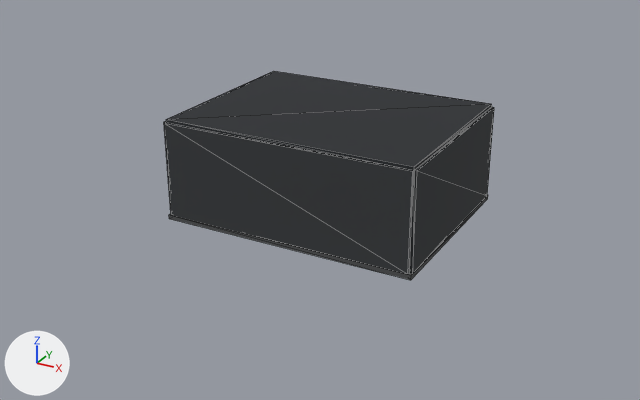
The glTF model public/models/environment/studio-room-01.glb: old version first, new version second.
Both versions are drawn from a camera (50 mm lens) standing at (12.92, -24.37, 12.24) and looking at (-0.12, -0.66, 0.39). Lighting does not change. The marker at lower left points along +X, +Y and +Z. The older version comes first. Mesh edges are drawn as thin lines. Where no turn or scale is listed for an object, it has been applied to the vertices. Vertices at exactly the same position are counted once.

In view in the first picture: 'ceiling', 'end_wall.001', 'floor', 'side_wall', 'side_wall.001'.
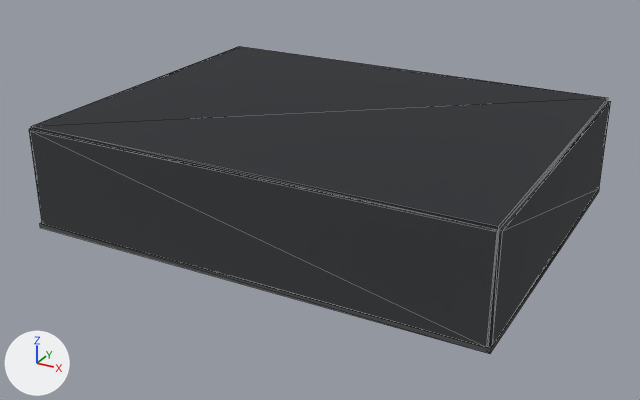
The change, as a list of edits to the scene's bpy script:
```text
Change me_cube_002:
    remove me_cube_002.from_pydata(...)  # 8 vertices, 12 faces; spans x -4.25..4.25, y -3.25..3.25, z -0.05..0.05
    add me_cube_002.from_pydata(...)  # 8 vertices, 12 faces; spans x -7.5..7.5, y -5.8..5.8, z -0.05..0.05
    me_cube_002 part 1
    me_cube_002.vertices[0].co: (-4.25, -3.25, -0.05) -> (-7.5, -5.8, -0.05)  # pixel (166, 122) -> pixel (31, 129)
    me_cube_002.vertices[1].co: (-4.25, -3.25, 0.05) -> (-7.5, -5.8, 0.05)  # pixel (166, 119) -> pixel (31, 126)
    me_cube_002.vertices[2].co: (-4.25, 3.25, -0.05) -> (-7.5, 5.8, -0.05)
    me_cube_002.vertices[3].co: (-4.25, 3.25, 0.05) -> (-7.5, 5.8, 0.05)  # pixel (273, 70) -> pixel (239, 46)
    me_cube_002.vertices[4].co: (4.25, -3.25, -0.05) -> (7.5, -5.8, -0.05)  # pixel (414, 170) -> pixel (498, 229)
    me_cube_002.vertices[5].co: (4.25, -3.25, 0.05) -> (7.5, -5.8, 0.05)  # pixel (414, 166) -> pixel (498, 226)
    me_cube_002.vertices[6].co: (4.25, 3.25, -0.05) -> (7.5, 5.8, -0.05)  # pixel (491, 106) -> pixel (607, 100)
    me_cube_002.vertices[7].co: (4.25, 3.25, 0.05) -> (7.5, 5.8, 0.05)  # pixel (491, 103) -> pixel (608, 97)
Change me_cube_006:
    remove me_cube_006.from_pydata(...)  # 8 vertices, 12 faces; spans x -4.25..4.25, y -0.05..0.05, z -1.6..1.6
    add me_cube_006.from_pydata(...)  # 8 vertices, 12 faces; spans x -7.5..7.5, y -0.05..0.05, z -1.6..1.6
    me_cube_006 part 2
    add for i in [*range(0, 4)]: me_cube_006.vertices[i].co += Vector((-3.25, 0.0, 0.0))
    add for i in [*range(4, 8)]: me_cube_006.vertices[i].co += Vector((3.25, 0.0, 0.0))
Change me_cube_001:
    remove me_cube_001.from_pydata(...)  # 8 vertices, 12 faces; spans x -4.35..4.35, y -3.35..3.35, z -0.08..0.08
    add me_cube_001.from_pydata(...)  # 8 vertices, 12 faces; spans x -7.6..7.6, y -5.9..5.9, z -0.08..0.08
    me_cube_001 part 3
    me_cube_001.vertices[0].co: (-4.35, -3.35, -0.08) -> (-7.6, -5.9, -0.08)  # pixel (169, 218) -> pixel (40, 227)
    me_cube_001.vertices[1].co: (-4.35, -3.35, 0.08) -> (-7.6, -5.9, 0.08)  # pixel (168, 214) -> pixel (39, 223)
    me_cube_001.vertices[2].co: (-4.35, 3.35, -0.08) -> (-7.6, 5.9, -0.08)
    me_cube_001.vertices[3].co: (-4.35, 3.35, 0.08) -> (-7.6, 5.9, 0.08)
    me_cube_001.vertices[4].co: (4.35, -3.35, -0.08) -> (7.6, -5.9, -0.08)  # pixel (410, 280) -> pixel (490, 353)
    me_cube_001.vertices[5].co: (4.35, -3.35, 0.08) -> (7.6, -5.9, 0.08)  # pixel (411, 275) -> pixel (490, 348)
    me_cube_001.vertices[6].co: (4.35, 3.35, -0.08) -> (7.6, 5.9, -0.08)  # pixel (487, 198) -> pixel (599, 191)
    me_cube_001.vertices[7].co: (4.35, 3.35, 0.08) -> (7.6, 5.9, 0.08)  # pixel (488, 194) -> pixel (599, 187)
Change me_cube_003:
    remove me_cube_003.from_pydata(...)  # 8 vertices, 12 faces; spans x -0.05..0.05, y -3.25..3.25, z -1.6..1.6
    add me_cube_003.from_pydata(...)  # 8 vertices, 12 faces; spans x -0.05..0.05, y -5.8..5.8, z -1.6..1.6
    me_cube_003 part 4
    add for i in [0, 1, 4, 5]: me_cube_003.vertices[i].co += Vector((0.0, -2.55, 0.0))
    add for i in [2, 3, 6, 7]: me_cube_003.vertices[i].co += Vector((0.0, 2.55, 0.0))
Change me_cube_004:
    remove me_cube_004.from_pydata(...)  # 8 vertices, 12 faces; spans x -0.05..0.05, y -3.25..3.25, z -1.6..1.6
    add me_cube_004.from_pydata(...)  # 8 vertices, 12 faces; spans x -0.05..0.05, y -5.8..5.8, z -1.6..1.6
    me_cube_004 part 5
    add for i in [0, 1, 4, 5]: me_cube_004.vertices[i].co += Vector((0.0, -2.55, 0.0))
    add for i in [2, 3, 6, 7]: me_cube_004.vertices[i].co += Vector((0.0, 2.55, 0.0))
Change ob_end_wall_001:
    ob_end_wall_001.location: (0.0, -3.3, 1.6) -> (0.0, -5.85, 1.6)
Change ob_side_wall:
    ob_side_wall.location: (-4.3, 0.0, 1.6) -> (-7.55, 0.0, 1.6)
Change ob_side_wall_001:
    ob_side_wall_001.location: (4.3, 0.0, 1.6) -> (7.55, 0.0, 1.6)
```

What differs and where, as boxes [x1, y1, x2, y2] in the pictures (640 x 400 px):
'end_wall.001', reshaped, moved (87% wider, 43% taller)
    before: [164, 122, 414, 274]
    after: [29, 129, 498, 347]
'ceiling', reshaped (77% wider, 85% taller)
    before: [166, 71, 492, 170]
    after: [31, 46, 608, 230]
'side_wall.001', reshaped, moved (44% wider, 46% taller)
    before: [409, 107, 494, 274]
    after: [488, 101, 611, 346]
'floor', reshaped (75% wider, 93% taller)
    before: [169, 194, 488, 280]
    after: [40, 187, 600, 354]
'side_wall', reshaped, moved (not visible afterwards)
    before: [164, 121, 171, 211]
